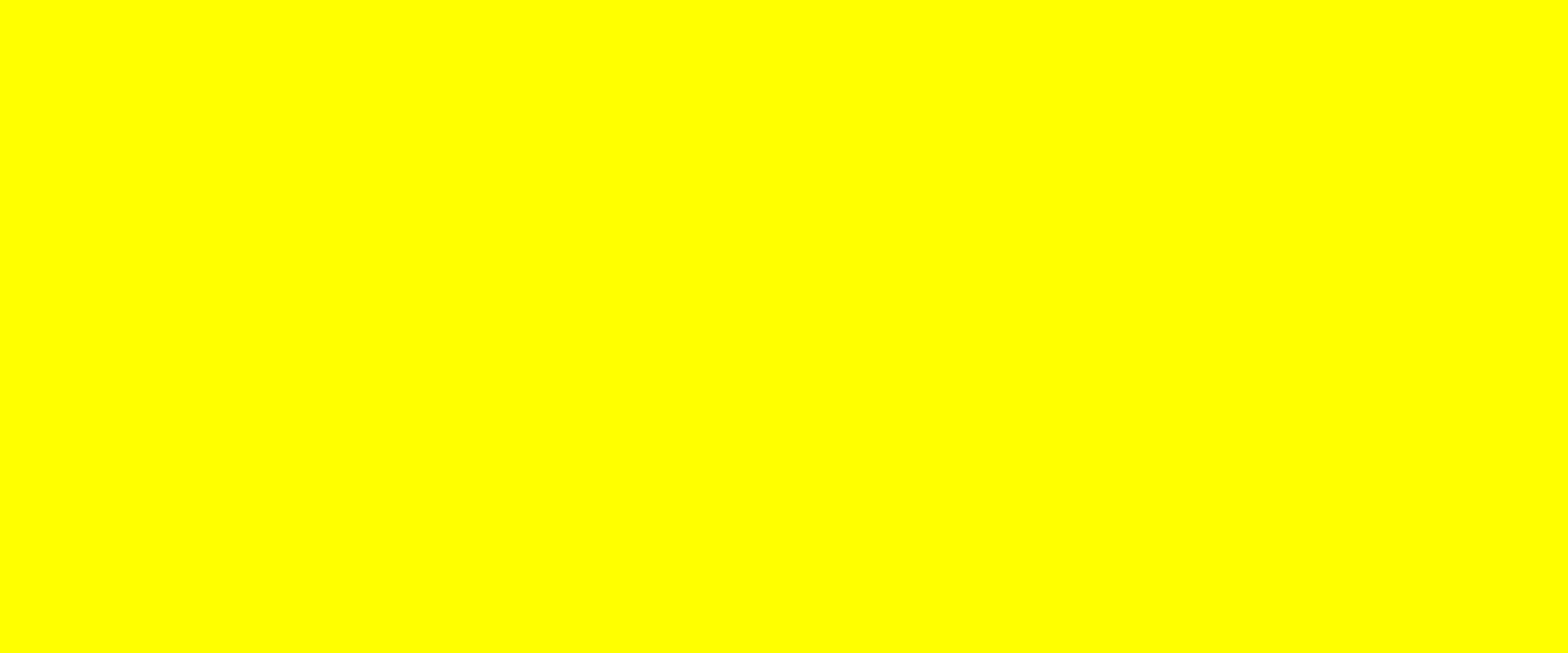
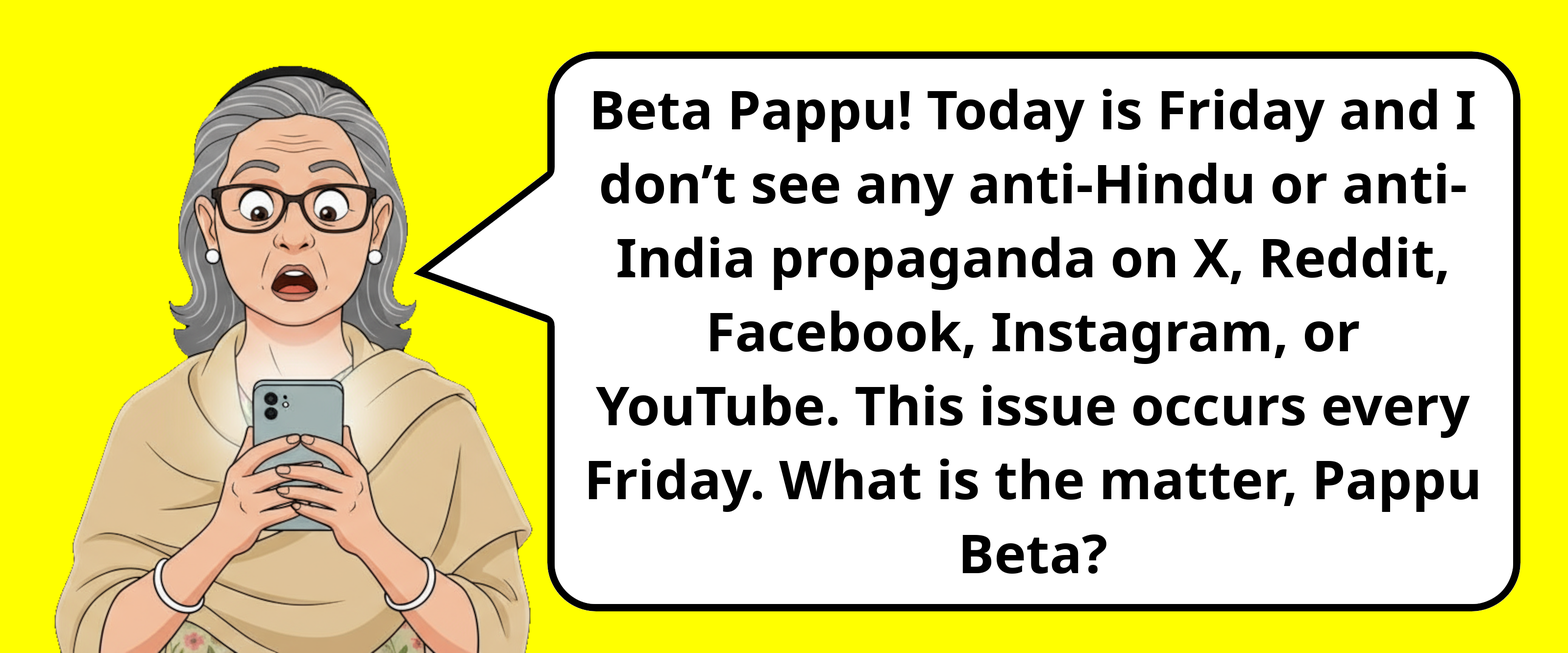
Two versions of the same layered image (1568 x 653). Layer-by-layer changes:
added layer "Sonia Gandhi Shocked While Looking in the Phone.png" above "Beta Pappu! Today is Friday an..." over 54, 65, 534, 653
added layer "Beta Pappu! Today is Friday an..." above "Background" over 588, 88, 1478, 574
painted on "Background" over 413, 51, 1521, 612
